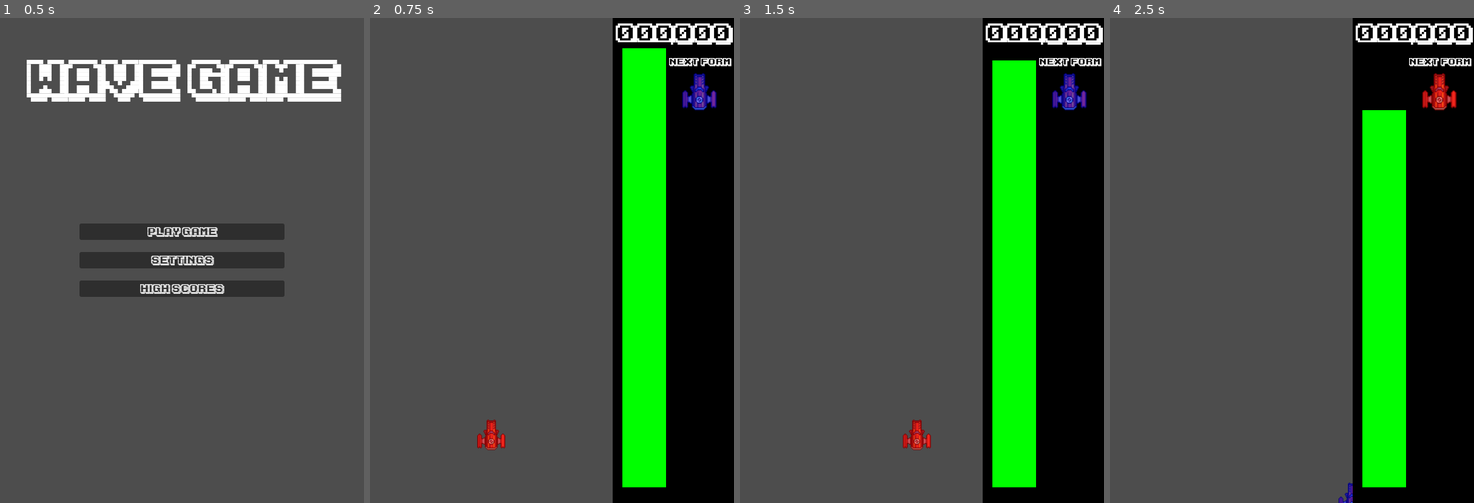
Above: before the commit, frames 1-4 (left to right).
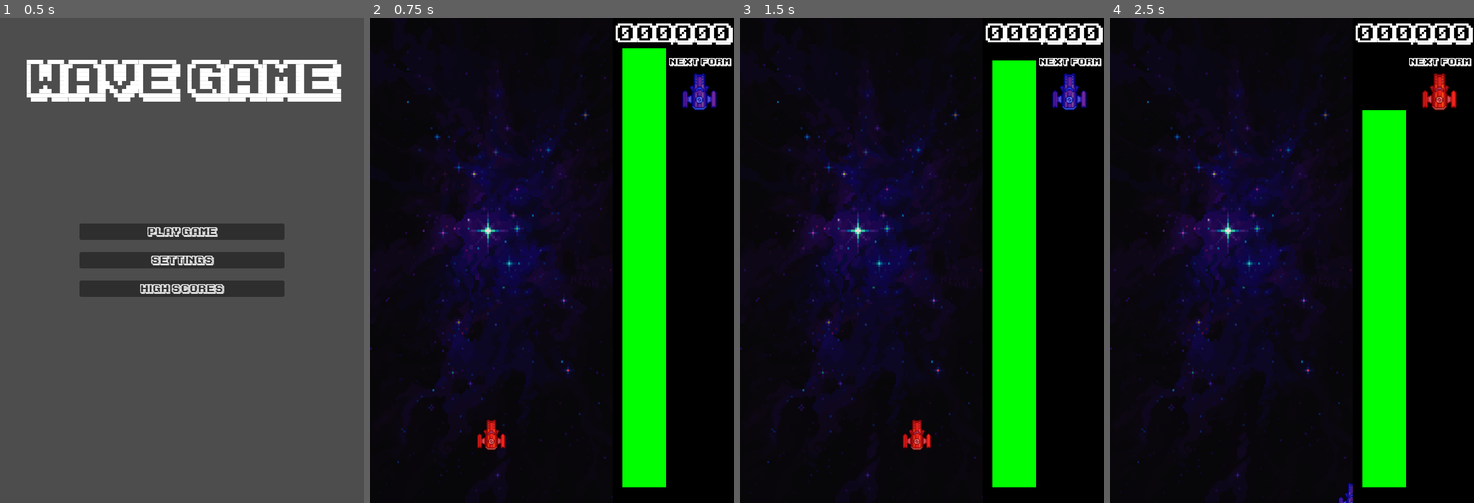
Above: after the commit, the same moments.

Repository: parkernalch/wave-jam
Game: Godot game, scene res://Scenes/Menus/menus.tscn
The game is run twice, just before and just after one commit, with the same random seed, the same clock (stepped at 60 frames per second) and the same inputs.
Inputs (mouse positions are in pixels of both pictures, inside the frame that each line leads up to):
- Up to frame 1 (0.5 s): no input
- Up to frame 2 (0.75 s): click "Play Game" at 0.5 s
- Up to frame 3 (1.5 s): tap Enter at 1.25 s; move the mouse to (1002, 236) at 1.27 s; hold D (right) from 1.28 s (still down); hold Shift (boost) from 1.28 s (still down)
- Up to frame 4 (2.5 s): move the mouse to (1219, 284) at 2.02 s; release D (right) at 2.03 s; release Shift (boost) at 2.03 s; hold S (down) from 2.03 s (still down); click (1219, 284) at 2.1 s

Frame 1 is identical in both runs. In frame 2, 66% of the frame differs, in the area x 0-67%, y 0-100%; in frame 3, 66%; in frame 4, 67%.

Commit message:
Added a Background image

Diff:
--- a/Entities/Player/Player.gd
+++ b/Entities/Player/Player.gd
@@ -50,7 +50,7 @@
 	absorb_all_forms_timer.connect("timeout", _on_absorb_all_forms_timeout)
 	globals.set_tint(self, current_form["color"], tint_intensity)
 	blink_timer = TimerHelper.make_timer(self, 0.1, _on_absorb_all_forms_timeout, false, false)
-	blink_start_timer = TimerHelper.make_timer(self, 2.0, blink_timer.start, false, false)
+	blink_start_timer = TimerHelper.make_timer(self, 3.0, blink_timer.start, false, false)
 
 func _physics_process(delta: float) -> void:
 	spatial_hash.update(self, get_aabb())
--- a/Entities/Powerup/Powerup.gd
+++ b/Entities/Powerup/Powerup.gd
@@ -21,7 +21,6 @@
 var entered: bool = false
 
 @onready var power_up_label = preload("res://Entities/PowerupText/powerup_label.tscn")
-@onready var rainbow_shader = preload("res://Assets/Shaders/RainbowShader.gdshader")
 
 func _ready() -> void:
 	player = get_tree().get_current_scene().get_node("Player")
@@ -43,28 +42,7 @@
 	if player.amplitude <= 30:
 		available_wave_forms = ["MAX_HEALTH"]
 
-
 	powerup_type = available_wave_forms[randi() % available_wave_forms.size()]
-
-	if powerup_type == "ALL_WAVES":
-		if material and material is ShaderMaterial:
-			(material as ShaderMaterial).shader = rainbow_shader
-		if has_node("Sprite2D"):
-			var anim := $Sprite2D
-			if anim.material and anim.material is ShaderMaterial:
-				var shader_material = anim.material as ShaderMaterial
-				shader_material.shader = rainbow_shader
-	else:
-		if material and material is ShaderMaterial:
-			(material as ShaderMaterial).shader = null
-		if has_node("Sprite2D"):
-			var anim := $Sprite2D
-			if anim.material and anim.material is ShaderMaterial:
-				var shader_material = anim.material as ShaderMaterial
-				shader_material.shader = null
-
-
-	# powerup_type = "BULLET_SPEED"
 
 	var powerup_image_path = "Assets/Powerups/%s.png" % powerup_type
 	$Sprite2D.texture = load(powerup_image_path)
@@ -77,11 +55,11 @@
 
 func label_text(powerup_type) -> String:
 	if powerup_type == "ALL_WAVES":
-		return "RAINBOW BULLETS ENABLED"
+		return "ALL WAVES UNLOCKED"
 	elif powerup_type == "FIRE_RATE":
 		return "MAX FIRE RATE UP"
 	elif powerup_type == "DAMAGE":
-		return "DAMAGE BOOST ENABLED"
+		return "DAMAGE INCREASED"
 	elif powerup_type == "SPEED":
 		return "MAX SPEED UP"
 	elif powerup_type == "BULLET_SPREAD":
@@ -89,9 +67,9 @@
 	elif powerup_type == "BULLET_PIERCING":
 		return "BULLET PIERCING ENABLED"
 	elif powerup_type == "BULLET_SPEED":
-		return "MAX BULLET SPEED UP"
-	elif powerup_type == "SHIELD":
-		return "SHIELD ENABLED"
+		return "MAX BULLET SPEED INCREASED"
+	elif powerup_type == "ABSORB_ALL_FORMS":
+		return "ABSORB ALL COLORS ENABLED"
 	elif powerup_type == "TIME_SLOW":
 		return "TIME SLOW ENABLED"
 
--- a/Entities/Powerup/powerup.tscn
+++ b/Entities/Powerup/powerup.tscn
@@ -1,6 +1,7 @@
-[gd_scene load_steps=4 format=3 uid="uid://bkpgwb0eeogs3"]
+[gd_scene load_steps=5 format=3 uid="uid://bkpgwb0eeogs3"]
 
-[ext_resource type="Script" uid="uid://cc3kelsqrvc6" path="res://Entities/Powerup/Powerup.gd" id="1_ao0ia"]
+[ext_resource type="Script" uid="uid://cg6whak4qeoqp" path="res://Entities/Powerup/Powerup.gd" id="1_ao0ia"]
+[ext_resource type="Texture2D" uid="uid://dmm11pp026c3" path="res://Assets/Images/pixil-frame-0(1).png" id="2_ao0ia"]
 
 [sub_resource type="RectangleShape2D" id="RectangleShape2D_ao0ia"]
 size = Vector2(60, 60)
@@ -11,6 +12,10 @@
 scale = Vector2(0.3, 0.3)
 gravity_scale = 0.0
 script = ExtResource("1_ao0ia")
+
+[node name="Sprite2D2" type="Sprite2D" parent="."]
+scale = Vector2(3, 3)
+texture = ExtResource("2_ao0ia")
 
 [node name="Area2D" type="Area2D" parent="."]
 collision_layer = 2
--- a/Scenes/Game/game.tscn
+++ b/Scenes/Game/game.tscn
@@ -1,28 +1,29 @@
-[gd_scene load_steps=27 format=3 uid="uid://gf4gu3r0d4ub"]
-
-[ext_resource type="Script" uid="uid://bduo2tx0wx2xp" path="res://Scenes/Game/game.gd" id="1_ciybh"]
+[gd_scene load_steps=28 format=3 uid="uid://gf4gu3r0d4ub"]
+
+[ext_resource type="Script" uid="uid://do5cjrd0lo5k2" path="res://Scenes/Game/game.gd" id="1_ciybh"]
 [ext_resource type="PackedScene" uid="uid://cgbo4s8g2xsx7" path="res://Entities/Player/Player.tscn" id="1_mv0hc"]
 [ext_resource type="PackedScene" uid="uid://bjt85faac56m6" path="res://Scenes/Game/AmplitudeBar/AmplitudeBar.tscn" id="2_qikps"]
 [ext_resource type="PackedScene" uid="uid://rlp4rxc1x15o" path="res://Entities/EnemySpawner/EnemySpawner.tscn" id="3_qikps"]
 [ext_resource type="Texture2D" uid="uid://dnbslw7b0l7wv" path="res://Assets/Powerups/DAMAGE.png" id="3_xfil1"]
 [ext_resource type="FontFile" uid="uid://c8dj1jpbtrt8l" path="res://Assets/Fonts/KarmaticArcade-6Yrp1.ttf" id="3_yox4t"]
-[ext_resource type="Script" uid="uid://r1wxwl14sbcy" path="res://Entities/EnemySpawner/EnemySpawner.gd" id="4_i1e5p"]
+[ext_resource type="Script" uid="uid://d1sfrucgjvunh" path="res://Entities/EnemySpawner/EnemySpawner.gd" id="4_i1e5p"]
 [ext_resource type="Texture2D" uid="uid://lsw6rcrexnwr" path="res://Assets/Powerups/ALL_WAVES.png" id="5_xfil1"]
 [ext_resource type="Texture2D" uid="uid://c7k0f0b5syioq" path="res://Assets/Powerups/BULLET_SPREAD.png" id="6_7jvlm"]
 [ext_resource type="AudioStream" uid="uid://kyde7o3pfxli" path="res://Assets/Audio/explosion.wav" id="6_flgk0"]
-[ext_resource type="Shader" uid="uid://ggqhsaxfauql" path="res://Assets/Shaders/RainbowShader.gdshader" id="7_a6ftd"]
+[ext_resource type="Shader" uid="uid://bwnxpmrhwk17q" path="res://Assets/Shaders/RainbowShader.gdshader" id="7_a6ftd"]
 [ext_resource type="Texture2D" uid="uid://bewv84a04hanp" path="res://Assets/Powerups/BULLET_PIERCING.png" id="7_qtymf"]
 [ext_resource type="Texture2D" uid="uid://iya4gc1di0t3" path="res://Assets/Powerups/ABSORB_ALL_FORMS.png" id="8_oejk7"]
 [ext_resource type="Texture2D" uid="uid://007cga8nqdxa" path="res://Assets/Powerups/TIME_SLOW.png" id="8_upfqs"]
-[ext_resource type="Shader" uid="uid://d07s5v2j81y7u" path="res://Assets/Shaders/TintShader.gdshader" id="8_ypmwd"]
+[ext_resource type="Shader" uid="uid://bepaqe3k8xiln" path="res://Assets/Shaders/TintShader.gdshader" id="8_ypmwd"]
 [ext_resource type="Texture2D" uid="uid://b1tfkif5bgkik" path="res://Assets/Ships/Player.png" id="11_2vowc"]
 [ext_resource type="FontFile" uid="uid://b8kcb3can5qi3" path="res://Assets/Fonts/Market_Deco.ttf" id="11_lemb1"]
 [ext_resource type="Texture2D" uid="uid://nr6xcog4l85m" path="res://Assets/Powerups/BULLET_SPEED.png" id="15_2lc0x"]
 [ext_resource type="AudioStream" uid="uid://4j5yynnjlgqj" path="res://Assets/Audio/powerUp.wav" id="15_8e3kh"]
 [ext_resource type="Texture2D" uid="uid://b5drgcbfrwtqj" path="res://Assets/Powerups/FIRE_RATE.png" id="16_4ti5a"]
-[ext_resource type="Script" uid="uid://ba7de2pleswen" path="res://Scenes/Game/pause_handler.gd" id="16_56qi8"]
+[ext_resource type="Script" uid="uid://cqxbletmxc5me" path="res://Scenes/Game/pause_handler.gd" id="16_56qi8"]
 [ext_resource type="Texture2D" uid="uid://c1vv5m8hxgqbq" path="res://Assets/Powerups/SPEED.png" id="17_pmm7v"]
 [ext_resource type="PackedScene" uid="uid://csy0uhmqoqbxq" path="res://Entities/PowerupText/powerup_label.tscn" id="17_yox4t"]
+[ext_resource type="Texture2D" uid="uid://cbl3oqtyfy1ac" path="res://Assets/Images/background.png" id="18_4ti5a"]
 
 [sub_resource type="LabelSettings" id="LabelSettings_ev4jc"]
 font_size = 36
@@ -38,6 +39,60 @@
 
 [node name="Game" type="Node2D"]
 script = ExtResource("1_ciybh")
+
+[node name="Background" type="TextureRect" parent="."]
+z_index = -4096
+z_as_relative = false
+offset_right = 1197.0
+offset_bottom = 2079.0
+scale = Vector2(0.357, 0.4)
+texture = ExtResource("18_4ti5a")
+
+[node name="EnemySpawner" parent="." instance=ExtResource("3_qikps")]
+script = ExtResource("4_i1e5p")
+wave_duration = 10.0
+enemy_count_per_wave = 3
+spawn_min_x = 30
+spawn_max_x = 350
+
+[node name="AllWavesTimer" type="Timer" parent="."]
+wait_time = 4.0
+one_shot = true
+
+[node name="DamageBoostTimer" type="Timer" parent="."]
+wait_time = 6.0
+one_shot = true
+
+[node name="BulletPiercingTimer" type="Timer" parent="."]
+wait_time = 6.0
+one_shot = true
+
+[node name="BulletSpreadTimer" type="Timer" parent="."]
+wait_time = 4.0
+one_shot = true
+
+[node name="TimeSlowTimer" type="Timer" parent="."]
+wait_time = 3.0
+one_shot = true
+
+[node name="AbsorbAllFormsTimer" type="Timer" parent="."]
+wait_time = 4.0
+one_shot = true
+
+[node name="Audio" type="Node2D" parent="."]
+
+[node name="ExplosionPlayer" type="AudioStreamPlayer2D" parent="Audio"]
+stream = ExtResource("6_flgk0")
+bus = &"SFX"
+
+[node name="PowerupPlayer" type="AudioStreamPlayer2D" parent="Audio"]
+stream = ExtResource("15_8e3kh")
+
+[node name="pause_handler" type="Node2D" parent="."]
+process_mode = 3
+script = ExtResource("16_56qi8")
+
+[node name="PowerupLabel" parent="." instance=ExtResource("17_yox4t")]
 
 [node name="Player" parent="." instance=ExtResource("1_mv0hc")]
 position = Vector2(199.99997, 695.99994)
@@ -248,7 +303,7 @@
 offset_top = 284.0
 offset_right = 600.0
 offset_bottom = 311.0
-max_value = 3.0
+max_value = 4.0
 value = 3.0
 show_percentage = false
 
@@ -479,55 +534,9 @@
 layout_mode = 2
 text = "Main Menu"
 
-[node name="EnemySpawner" parent="." instance=ExtResource("3_qikps")]
-script = ExtResource("4_i1e5p")
-wave_duration = 10.0
-enemy_count_per_wave = 3
-spawn_min_x = 30
-spawn_max_x = 350
-
-[node name="AllWavesTimer" type="Timer" parent="."]
-wait_time = 4.0
-one_shot = true
-
-[node name="DamageBoostTimer" type="Timer" parent="."]
-wait_time = 6.0
-one_shot = true
-
-[node name="BulletPiercingTimer" type="Timer" parent="."]
-wait_time = 6.0
-one_shot = true
-
-[node name="BulletSpreadTimer" type="Timer" parent="."]
-wait_time = 4.0
-one_shot = true
-
-[node name="TimeSlowTimer" type="Timer" parent="."]
-wait_time = 3.0
-one_shot = true
-
-[node name="AbsorbAllFormsTimer" type="Timer" parent="."]
-wait_time = 3.0
-one_shot = true
-
-[node name="Audio" type="Node2D" parent="."]
-
-[node name="ExplosionPlayer" type="AudioStreamPlayer2D" parent="Audio"]
-stream = ExtResource("6_flgk0")
-bus = &"SFX"
-
-[node name="PowerupPlayer" type="AudioStreamPlayer2D" parent="Audio"]
-stream = ExtResource("15_8e3kh")
-
-[node name="pause_handler" type="Node2D" parent="."]
-process_mode = 3
-script = ExtResource("16_56qi8")
-
-[node name="PowerupLabel" parent="." instance=ExtResource("17_yox4t")]
-
+[connection signal="timeout" from="TimeSlowTimer" to="." method="_on_time_slow_timer_timeout"]
 [connection signal="pressed" from="UICanvas/DeathUI/HBoxContainer/VBoxContainer/PlayAgain" to="." method="_on_play_again_pressed"]
 [connection signal="pressed" from="UICanvas/DeathUI/HBoxContainer/VBoxContainer/High Scores" to="." method="_on_high_scores_pressed"]
 [connection signal="pressed" from="UICanvas/DeathUI/HBoxContainer/VBoxContainer/Button" to="." method="_on_exit"]
 [connection signal="pressed" from="UICanvas/PauseMenu/HBoxContainer/VBoxContainer/Resume" to="." method="_on_resume"]
 [connection signal="pressed" from="UICanvas/PauseMenu/HBoxContainer/VBoxContainer/Exit" to="." method="_on_exit"]
-[connection signal="timeout" from="TimeSlowTimer" to="." method="_on_time_slow_timer_timeout"]
Binary file added: Assets/Images/background.png
Not shown, added: Assets/Images/background.png.import
Binary file added: Assets/Images/pixil-frame-0(1).png
Not shown, added: Assets/Images/pixil-frame-0(1).png.import
Binary file changed: Assets/Powerups/DAMAGE.png
